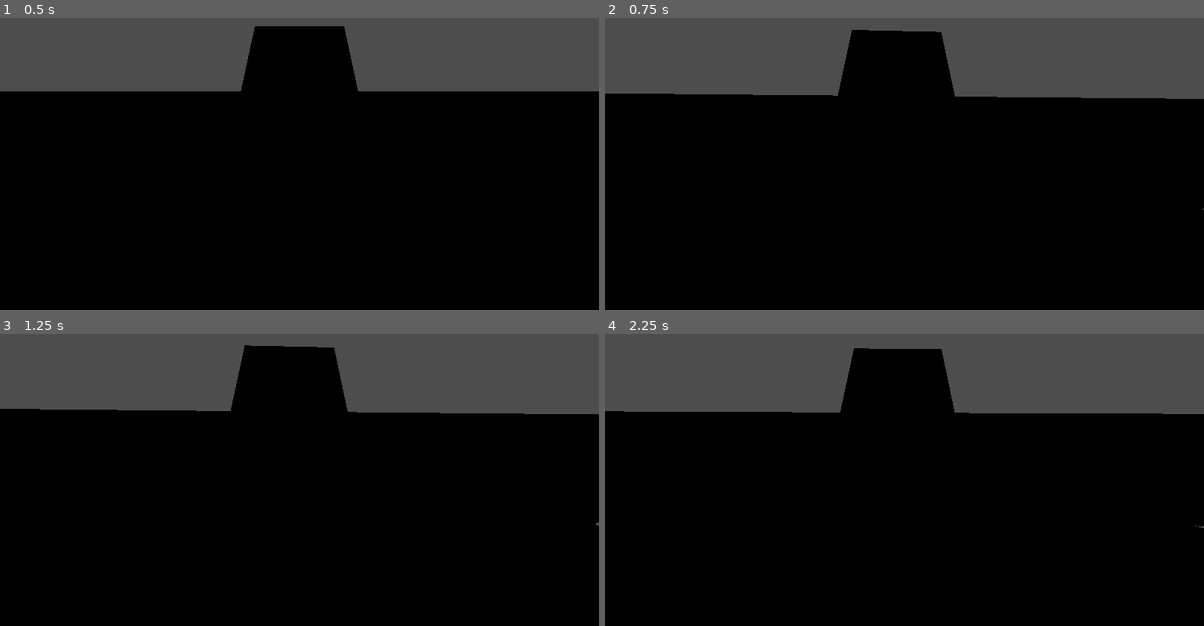
Above: before the commit, frames 1-4 (two rows, left to right).
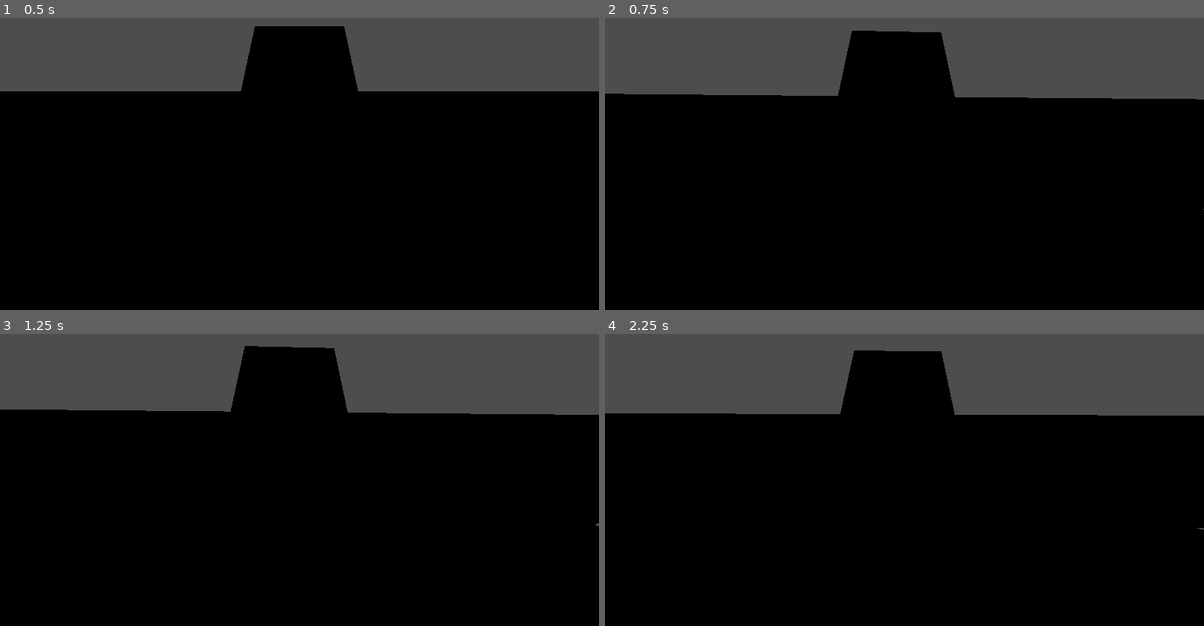
Above: after the commit, the same moments.

Repository: Vierinsky/3D-FPS-with-Godot-Blender-Gimp
Game: Godot game, scene res://Assets/Level/BestLevelA_.tscn
The game is run twice, just before and just after one commit, with the same random seed, the same clock (stepped at 60 frames per second) and the same inputs.
Inputs (mouse positions are in pixels of both pictures, inside the frame that each line leads up to):
- Up to frame 1 (0.5 s): no input
- Up to frame 2 (0.75 s): tap Enter (ui_accept) at 0.5 s; move the mouse to (934, 140) at 0.52 s; tap A (a) at 0.6 s
- Up to frame 3 (1.25 s): tap Enter (ui_accept) at 0.77 s; tap D (d) at 0.8 s
- Up to frame 4 (2.25 s): move the mouse to (874, 459) at 1.27 s; tap D (d) at 1.35 s; tap Enter (ui_accept) at 1.52 s; tap S (s) at 1.55, 2.1 s; move the mouse to (916, 450) at 2.02 s

Frame 1 is identical in both runs. In frame 2, 0.2% of the frame differs, in the area x 3-100%, y 4-66%; in frame 3, 0.2%; in frame 4, 0.6%, in the area x 0-100%, y 4-68%.

Commit message:
Adding camera elevation

Diff:
--- /dev/null
+++ b/godot/Player/Camera_holder.gd
@@ -0,0 +1,15 @@
+extends Node3D
+
+
+# Called when the node enters the scene tree for the first time.
+func _ready():
+	pass # Replace with function body.
+
+func _input(event):
+	if event is InputEventMouseMotion:
+		rotate_x(deg_to_rad(event.relative.y * -0.04))
+
+
+# Called every frame. 'delta' is the elapsed time since the previous frame.
+func _process(delta):
+	pass
--- a/godot/Player/player.gd
+++ b/godot/Player/player.gd
@@ -13,6 +13,9 @@
 func _input(event):
 	if event is InputEventMouseMotion:
 		rotate_y(deg_to_rad(event.relative.x * -0.04))
+
+	if event.is_action_pressed(("ui_cancel")):
+		get_tree().quit()
 
 func _physics_process(delta):
 	# Add the gravity.
--- a/godot/Player/player.tscn
+++ b/godot/Player/player.tscn
@@ -1,6 +1,7 @@
-[gd_scene load_steps=3 format=3 uid="uid://5ch68tqs4ib"]
+[gd_scene load_steps=4 format=3 uid="uid://5ch68tqs4ib"]
 
 [ext_resource type="Script" path="res://Player/player.gd" id="1_lf2gh"]
+[ext_resource type="Script" path="res://Player/Camera_holder.gd" id="2_3t7bp"]
 
 [sub_resource type="CapsuleShape3D" id="CapsuleShape3D_y0o2v"]
 
@@ -13,5 +14,6 @@
 
 [node name="Camera_holder" type="Node3D" parent="."]
 transform = Transform3D(1, 0, 0, 0, 1, 0, 0, 0, 1, 0, 1.71781, 0)
+script = ExtResource("2_3t7bp")
 
 [node name="Camera3D" type="Camera3D" parent="Camera_holder"]
